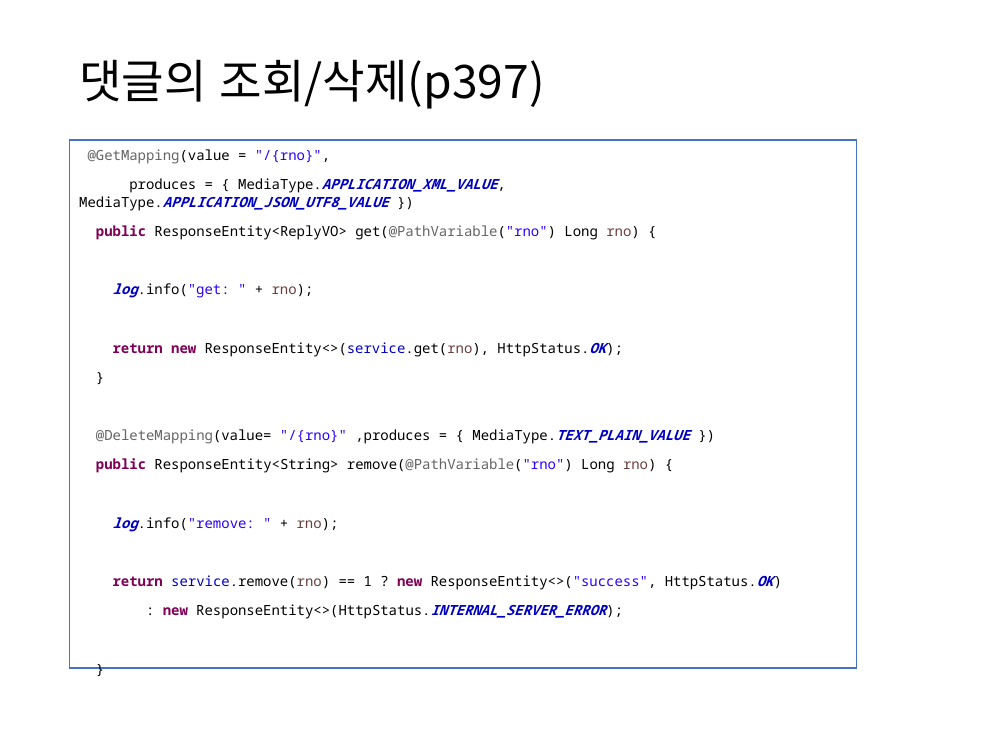
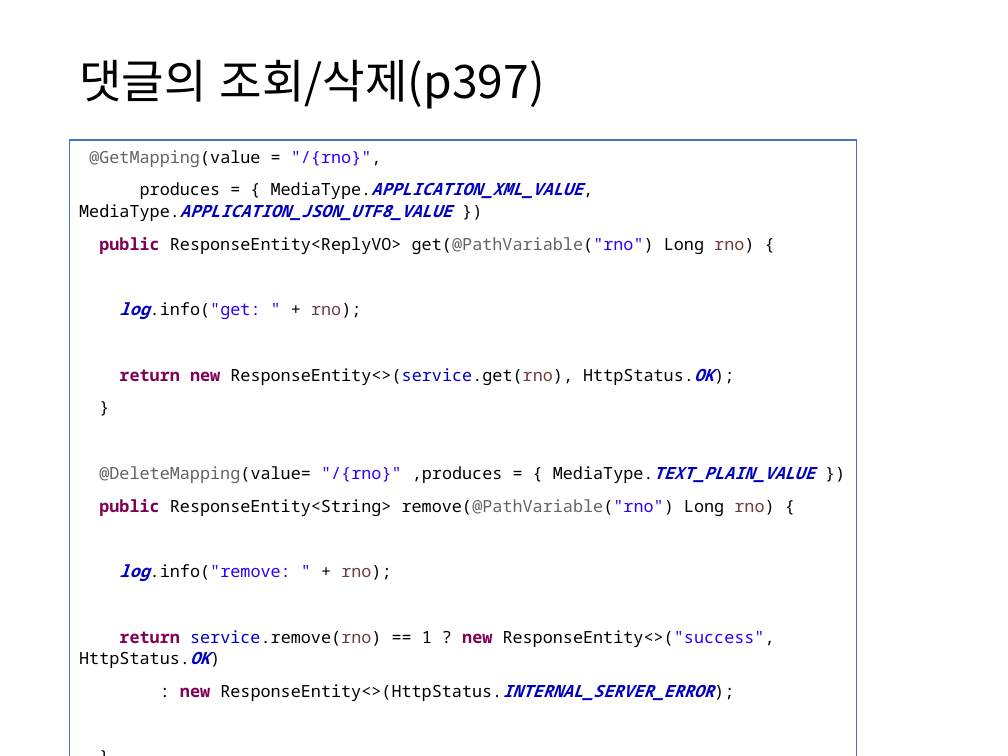
Before and after one commit to itrecipe/Web_Study_ez, a slide deck: slide 41 of spring - 학습자료/PART4.pptx (slide 40 before the commit). Drawn at 1008x756 pixels with LibreOffice and Linux fonts; fonts in the diff are those of the drawing. Boxes give left, top, right and bottom in pixels: in the first picture for what was removed or moved away, otherwise in the second. Text is boxed around its words. In the diff, an @@ line names an element or a change of style, - is before the commit and + after.

```diff
--- a/spring - 학습자료/PART4.pptx
+++ b/spring - 학습자료/PART4.pptx
@@ rectangle "@GetMapping(value = "/{rno}",": place and size @@
-rectangle "@GetMapping(value = "/{rno}"," at (70, 140, 857, 668)
+rectangle "@GetMapping(value = "/{rno}"," at (70, 140, 857, 756)
@@ rectangle "@GetMapping(value = "/{rno}"," at (70, 140, 857, 756): size 10 to 12 pt @@
```
Also in this commit, not shown: 4 other slides changed, 1 slide added.
